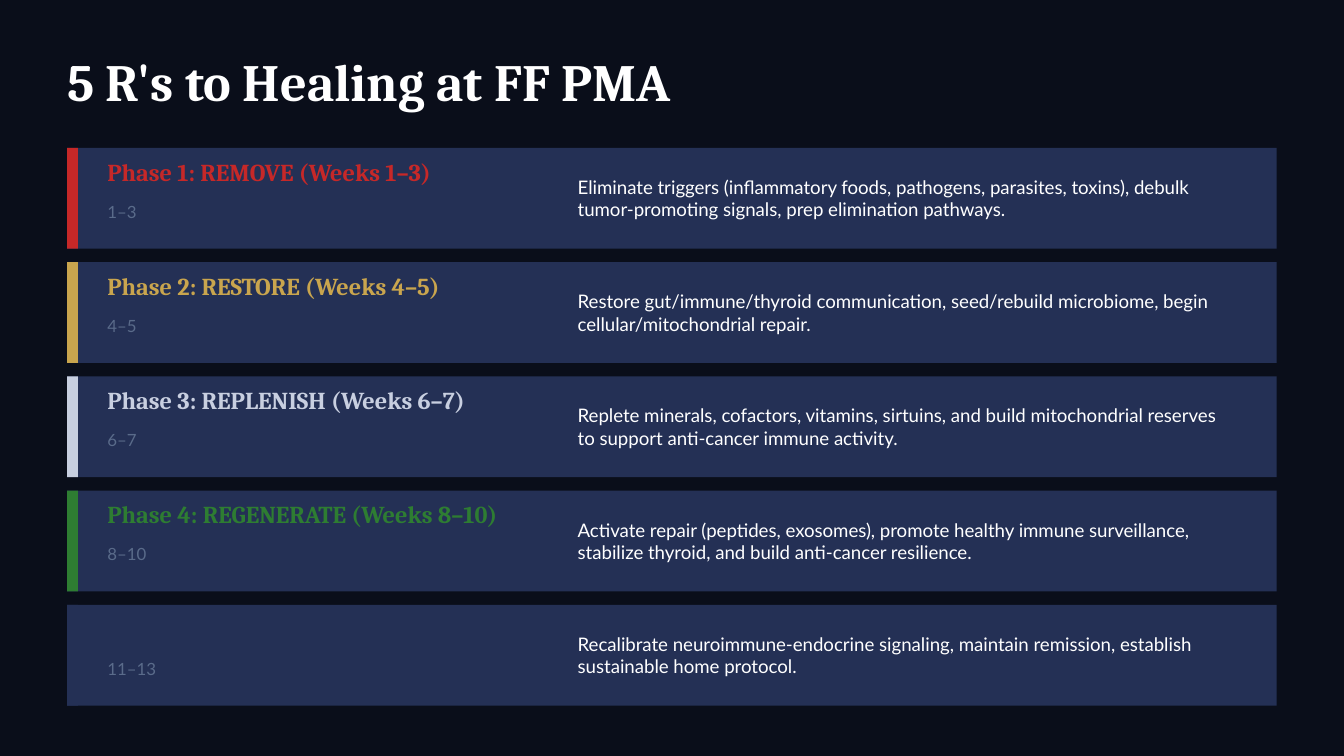
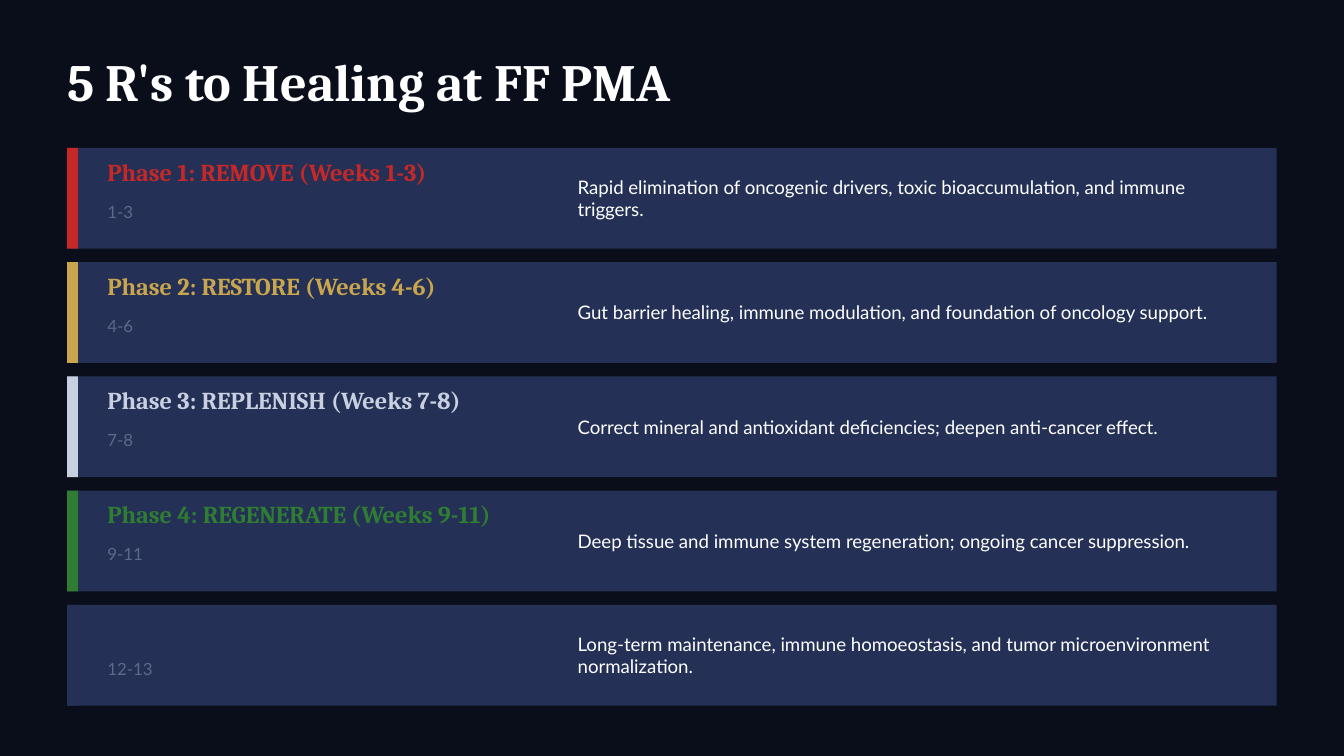
Before and after one commit to bfiveash22/ALLIO-ON-REPLIT, a slide deck: slide 5 of artifacts/api-server/generated-protocols/Annette_Gomer_Protocol_Presentation.pptx (slide 7 before the commit). Drawn at 1344x756 pixels with LibreOffice and Linux fonts; fonts in the diff are those of the drawing. Boxes give left, top, right and bottom in pixels: in the first picture for what was removed or moved away, otherwise in the second. Text is boxed around its words. In the diff, an @@ line names an element or a change of style, - is before the commit and + after.

```diff
--- a/artifacts/api-server/generated-protocols/Annette_Gomer_Protocol_Presentation.pptx
+++ b/artifacts/api-server/generated-protocols/Annette_Gomer_Protocol_Presentation.pptx
@@ text at [107, 163, 426, 185]: text changed @@
-Phase 1: REMOVE (Weeks 1–3)
+Phase 1: REMOVE (Weeks 1-3)
@@ text at [107, 206, 133, 218]: text changed @@
-1–3
+1-3
@@ text at [578, 180, 1185, 220]: text changed @@
-Eliminate triggers (inflammatory foods, pathogens, parasites, toxins), debulk tumor-promoting signals, prep elimination pathways.
+Rapid elimination of oncogenic drivers, toxic bioaccumulation, and immune triggers.
@@ text at [107, 277, 436, 299]: text changed @@
-Phase 2: RESTORE (Weeks 4–5)
+Phase 2: RESTORE (Weeks 4-6)
@@ text at [107, 320, 133, 332]: text changed @@
-4–5
+4-6
@@ text at [578, 305, 1208, 323]: text changed @@
-Restore gut/immune/thyroid communication, seed/rebuild microbiome, begin cellular/mitochondrial repair.
+Gut barrier healing, immune modulation, and foundation of oncology support.
@@ text at [107, 391, 461, 413]: text changed @@
-Phase 3: REPLENISH (Weeks 6–7)
+Phase 3: REPLENISH (Weeks 7-8)
@@ text at [107, 434, 133, 446]: text changed @@
-6–7
+7-8
@@ text at [578, 420, 1158, 437]: text changed @@
-Replete minerals, cofactors, vitamins, sirtuins, and build mitochondrial reserves to support anti-cancer immune activity.
+Correct mineral and antioxidant deficiencies; deepen anti-cancer effect.
@@ text at [107, 506, 491, 527]: text changed @@
-Phase 4: REGENERATE (Weeks 8–10)
+Phase 4: REGENERATE (Weeks 9-11)
@@ text at [578, 534, 1189, 552]: text changed @@
-Activate repair (peptides, exosomes), promote healthy immune surveillance, stabilize thyroid, and build anti-cancer resilience.
+Deep tissue and immune system regeneration; ongoing cancer suppression.
@@ text at [107, 548, 143, 560]: text changed @@
-8–10
+9-11
@@ text at [578, 637, 1209, 673]: text changed @@
-Recalibrate neuroimmune-endocrine signaling, maintain remission, establish sustainable home protocol.
+Long-term maintenance, immune homoeostasis, and tumor microenvironment normalization.
@@ text at [107, 663, 152, 675]: text changed @@
-11–13
+12-13
```
Also in this commit, not shown: 3 other slides changed, 27 slides added, 26 slides removed, 10 other files.
